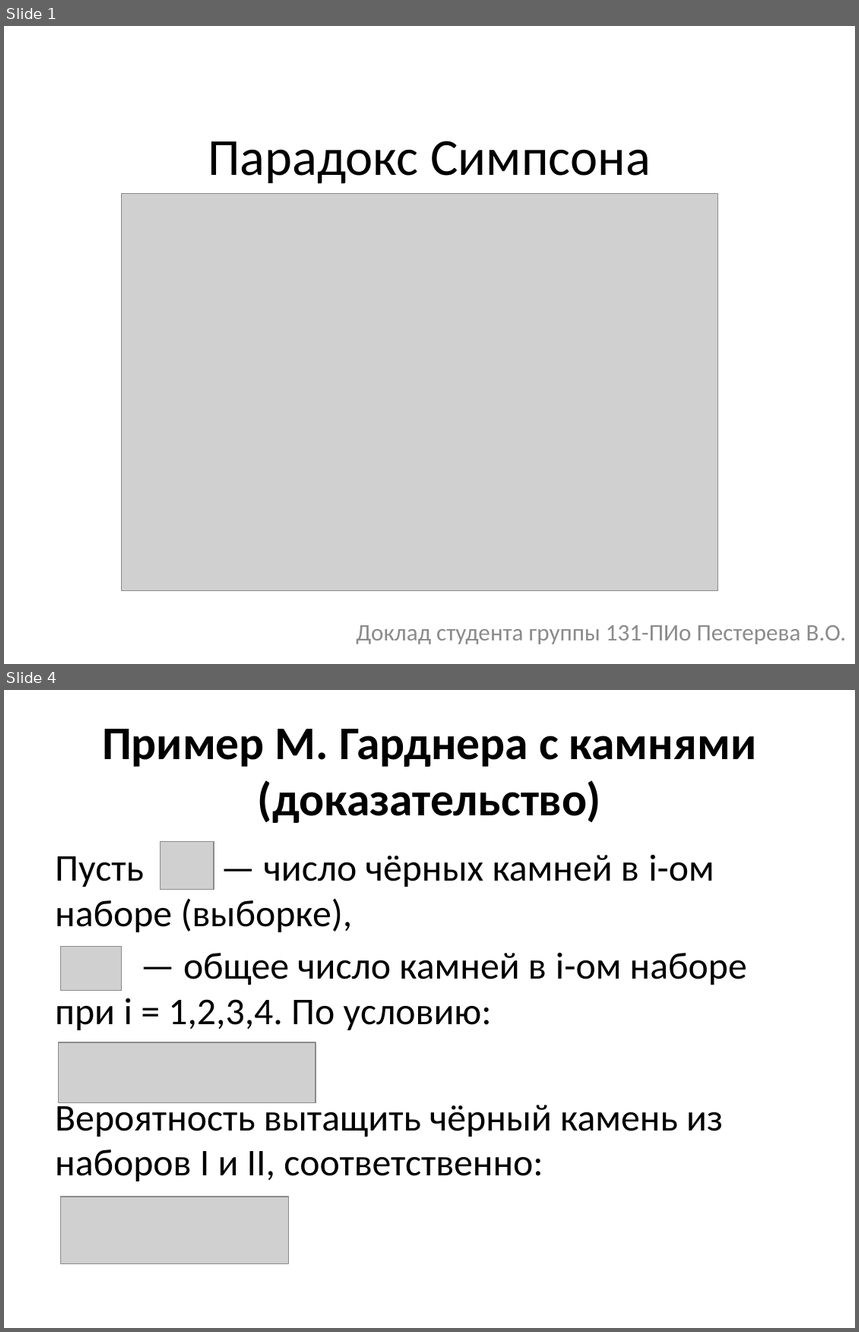
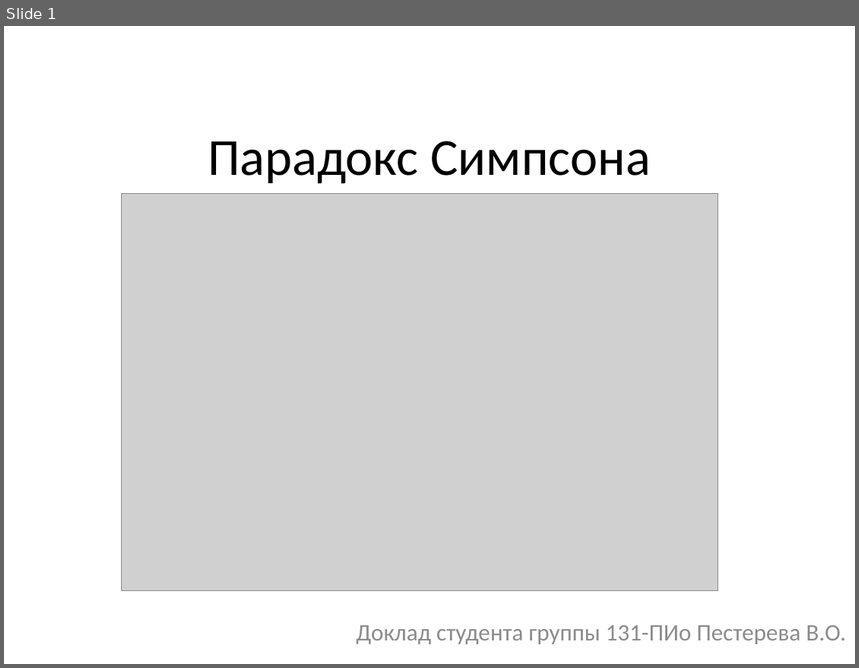
Before and after one commit to liaten/third_course, a slide deck: int_analysis_mat_methods/06_simpson/simpson.pptx. Shown one above the other, each under a label of ours: slides 1 and 4 before the commit, slide 1 after it; the slides between them are not shown. The pictures are 859x1332 and 859x668 pixels, drawn with LibreOffice and Linux fonts; fonts in the diff are those of the drawing; grey boxes stand for pictures. Boxes give left, top, right and bottom in pixels: in the first picture for what was removed or moved away, otherwise in the second. Text is boxed around its words. In the diff, an @@ line names an element or a change of style, - is before the commit and + after.

```diff
--- a/int_analysis_mat_methods/06_simpson/simpson.pptx
+++ b/int_analysis_mat_methods/06_simpson/simpson.pptx
@@ slide 4 removed at [4, 690, 855, 1328], background #FFFFFF @@
@@ title removed at [102, 729, 756, 823] @@
-Пример М. Гарднера с камнями (доказательство)
@@ picture removed at [161, 841, 215, 890] @@
@@ text removed at [55, 854, 747, 1182] @@
-Пусть — число чёрных камней в i-ом наборе (выборке),
-— общее число камней в i-ом наборе при i = 1,2,3,4. По условию:
-Вероятность вытащить чёрный камень из наборов I и II, соответственно:
@@ picture removed at [61, 947, 122, 990] @@
@@ picture removed at [59, 1043, 316, 1103] @@
@@ picture removed at [61, 1196, 289, 1264] @@
```
Also in this commit, not shown: 1 slide changed, 4 slides added, 6 other slides removed, 2 other files.
